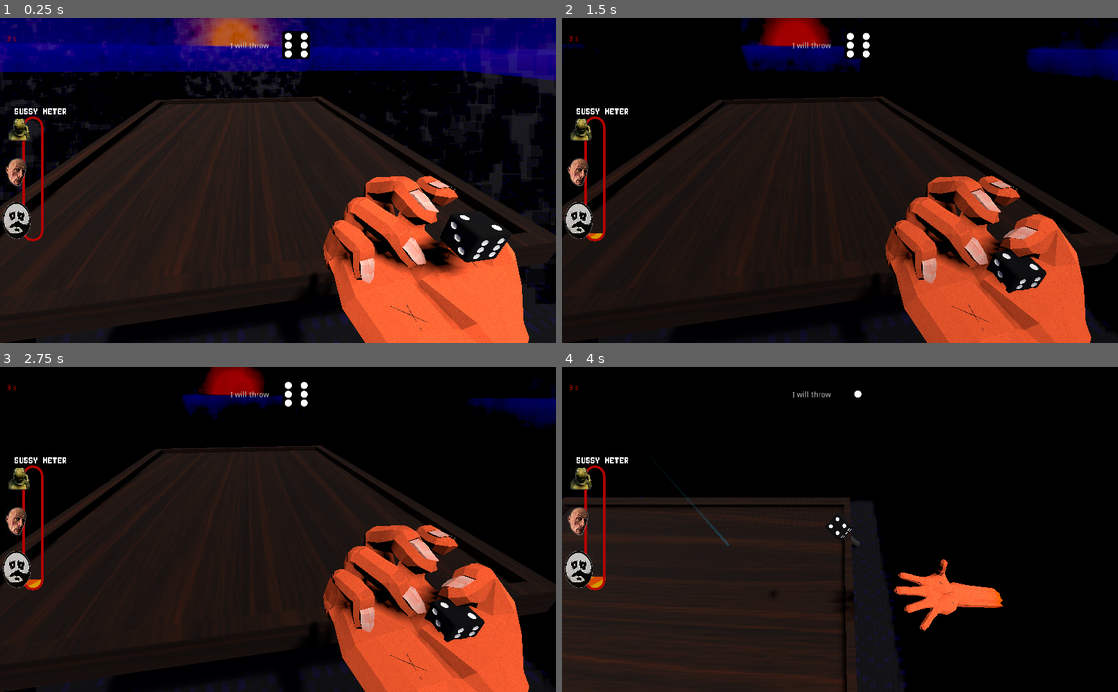
Above: before the commit, frames 1-4 (two rows, left to right).
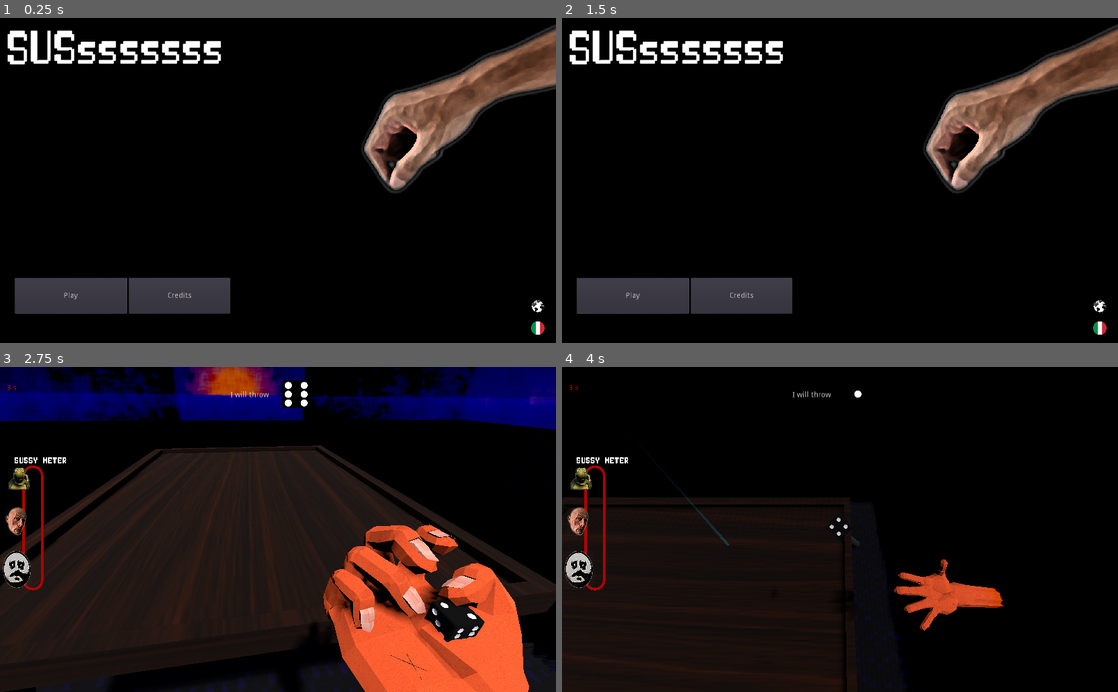
Above: after the commit, the same moments.

Repository: FreekDS/GMTK-Jam-2022-Fairplay
Game: Godot game, scene res://menu/MainMenu.tscn
Same seed, same stepped clock (60 frames per second), same inputs: the game is played once before the commit and once after it. Before the commit the project starts from res://game.tscn.
Inputs (mouse positions are in pixels of both pictures, inside the frame that each line leads up to):
- Up to frame 1 (0.25 s): no input
- Up to frame 2 (1.5 s): click (1101, 326) at 0.52 s; click (1101, 307) at 1.27 s
- Up to frame 3 (2.75 s): click (72, 643) at 2 s, where only the run after the commit has a clickable "Play"
- Up to frame 4 (4 s): tap Enter (ui_accept) at 2.75, 3.02, 3.77 s; move the mouse to (595, 396) at 2.77 s; press the mouse at (595, 396) at 2.78 s; move the mouse to (728, 545) at 3.52 s; release the mouse at (728, 545) at 3.53 s; tap E (slowmo) at 3.6 s

The runs differ from the first frame. In frame 1, 75% of the frame differs, in the area x 0-100%, y 0-100%; in frame 2, 56%; in frame 3, 13%; in frame 4, 1.7%.

Commit message:
loalisatie

Diff:
--- a/Game UI.tscn
+++ b/Game UI.tscn
@@ -102,7 +102,7 @@
 code = "shader_type canvas_item;
 
 void fragment() {
-	COLOR = textureLod(SCREEN_TEXTURE, SCREEN_UV, 1);
+	COLOR = textureLod(SCREEN_TEXTURE, SCREEN_UV, 0.5);
 }"
 
 [sub_resource type="ShaderMaterial" id=5]
--- a/menu/MainMenu.gd
+++ b/menu/MainMenu.gd
@@ -13,4 +13,15 @@
 
 
 func _on_PlayButton_pressed():
-	print("Play")
+	get_tree().change_scene("res://game.tscn")
+
+
+func _on_italian_pressed():
+	$MainMenu/Handjeintro.visible=false
+	$MainMenu/Handjeintro_it.visible=true
+
+
+
+func _on_world_pressed():
+	$MainMenu/Handjeintro.visible=true
+	$MainMenu/Handjeintro_it.visible=false
--- a/menu/MainMenu.tscn
+++ b/menu/MainMenu.tscn
@@ -1,10 +1,12 @@
-[gd_scene load_steps=7 format=2]
+[gd_scene load_steps=9 format=2]
 
 [ext_resource path="res://font/double_pixel-7.ttf" type="DynamicFontData" id=1]
 [ext_resource path="res://img/handjeintro.png" type="Texture" id=2]
 [ext_resource path="res://menu/MainMenu.gd" type="Script" id=3]
 [ext_resource path="res://font/dynamic_font.tres" type="DynamicFont" id=4]
 [ext_resource path="res://img/sus1.png" type="Texture" id=5]
+[ext_resource path="res://img/italian.png" type="Texture" id=6]
+[ext_resource path="res://img/wereld.png" type="Texture" id=7]
 
 [sub_resource type="DynamicFont" id=1]
 size = 100
@@ -22,6 +24,7 @@
 [node name="MainMenu" type="Control" parent="."]
 anchor_right = 1.0
 anchor_bottom = 1.0
+rect_rotation = -0.0292818
 __meta__ = {
 "_edit_use_anchors_": true
 }
@@ -53,6 +56,13 @@
 position = Vector2( 865, 154 )
 texture = ExtResource( 2 )
 
+[node name="Handjeintro_it" type="Sprite" parent="MainMenu"]
+visible = false
+position = Vector2( 859.835, 323.426 )
+rotation = 3.14556
+scale = Vector2( -1, 1 )
+texture = ExtResource( 2 )
+
 [node name="Credits" type="Control" parent="."]
 visible = false
 anchor_right = 1.0
@@ -81,6 +91,28 @@
 position = Vector2( 937, 486 )
 texture = ExtResource( 5 )
 
+[node name="localisation" type="Control" parent="."]
+margin_right = 40.0
+margin_bottom = 40.0
+
+[node name="italian" type="TextureButton" parent="localisation"]
+margin_left = 978.0
+margin_top = 560.0
+margin_right = 1240.0
+margin_bottom = 816.0
+rect_scale = Vector2( 0.1, 0.1 )
+texture_normal = ExtResource( 6 )
+
+[node name="world" type="TextureButton" parent="localisation"]
+margin_left = 978.0
+margin_top = 520.0
+margin_right = 1235.0
+margin_bottom = 776.0
+rect_scale = Vector2( 0.1, 0.1 )
+texture_normal = ExtResource( 7 )
+
 [connection signal="pressed" from="MainMenu/PlayButton" to="." method="_on_PlayButton_pressed"]
 [connection signal="pressed" from="MainMenu/Credits" to="." method="_on_Credits_pressed"]
 [connection signal="pressed" from="Credits/BackButton" to="." method="_on_BackButton_pressed"]
+[connection signal="pressed" from="localisation/italian" to="." method="_on_italian_pressed"]
+[connection signal="pressed" from="localisation/world" to="." method="_on_world_pressed"]
--- a/project.godot
+++ b/project.godot
@@ -27,7 +27,7 @@
 [application]
 
 config/name="GMTK 2022"
-run/main_scene="res://game.tscn"
+run/main_scene="res://menu/MainMenu.tscn"
 config/icon="res://img/sus1.png"
 
 [autoload]
Binary file added: img/italian.png
Not shown, added: img/italian.png.import
Binary file added: img/wereld.png
Not shown, added: img/wereld.png.import
